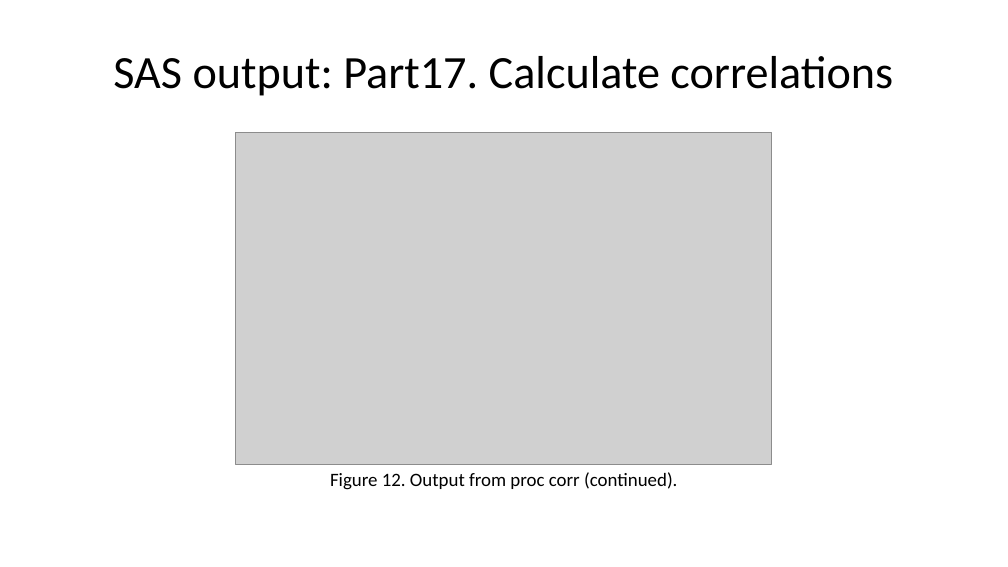
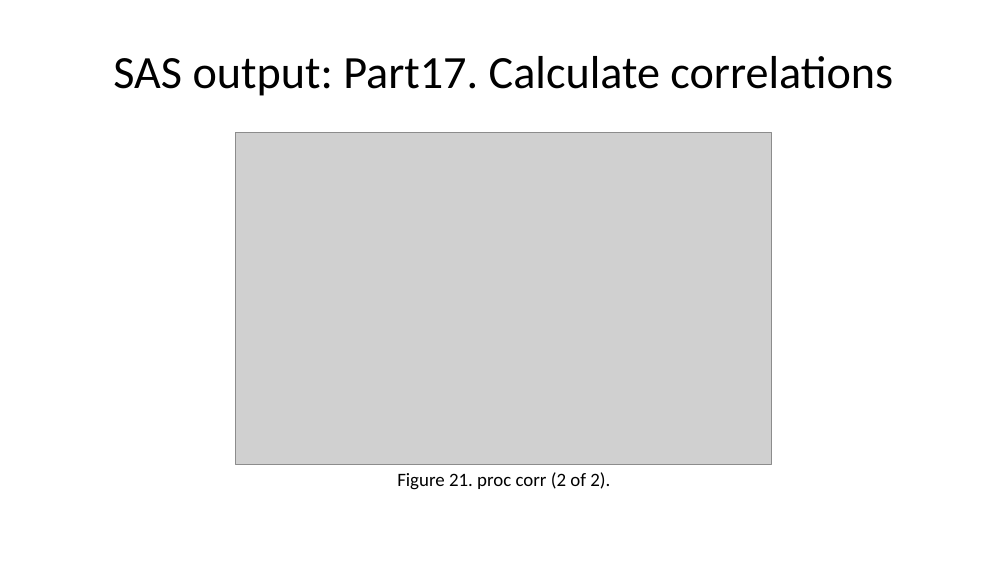
Before and after one commit to pmean/introduction-to-SAS, a slide deck: slide 68 of results/5507-02-simon-slides-and-speaker-notes.pptx (slide 61 before the commit). Drawn at 1008x567 pixels with LibreOffice and Linux fonts; fonts in the diff are those of the drawing; grey boxes stand for pictures. Boxes give left, top, right and bottom in pixels: in the first picture for what was removed or moved away, otherwise in the second. Text is boxed around its words. In the diff, an @@ line names an element or a change of style, - is before the commit and + after.

```diff
--- a/results/5507-02-simon-slides-and-speaker-notes.pptx
+++ b/results/5507-02-simon-slides-and-speaker-notes.pptx
@@ text at (397,472,610,490): text changed @@
-Figure 12. Output from proc corr (continued).
+Figure 21. proc corr (2 of 2).
```
Also in this commit, not shown: 22 other slides changed, 13 slides added, 7 slides removed, 39 other files.
